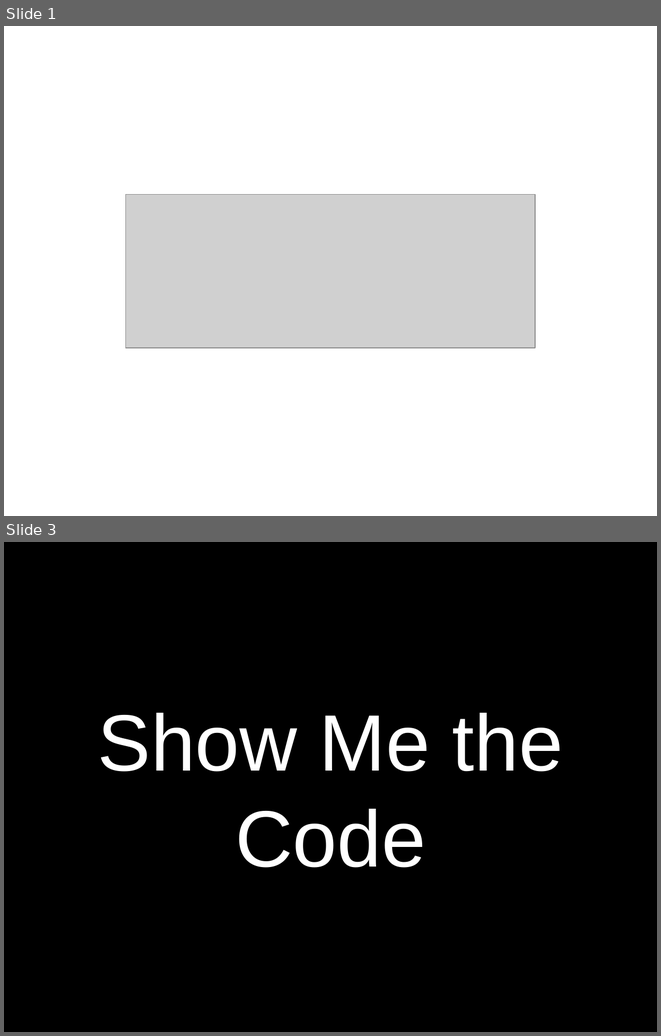
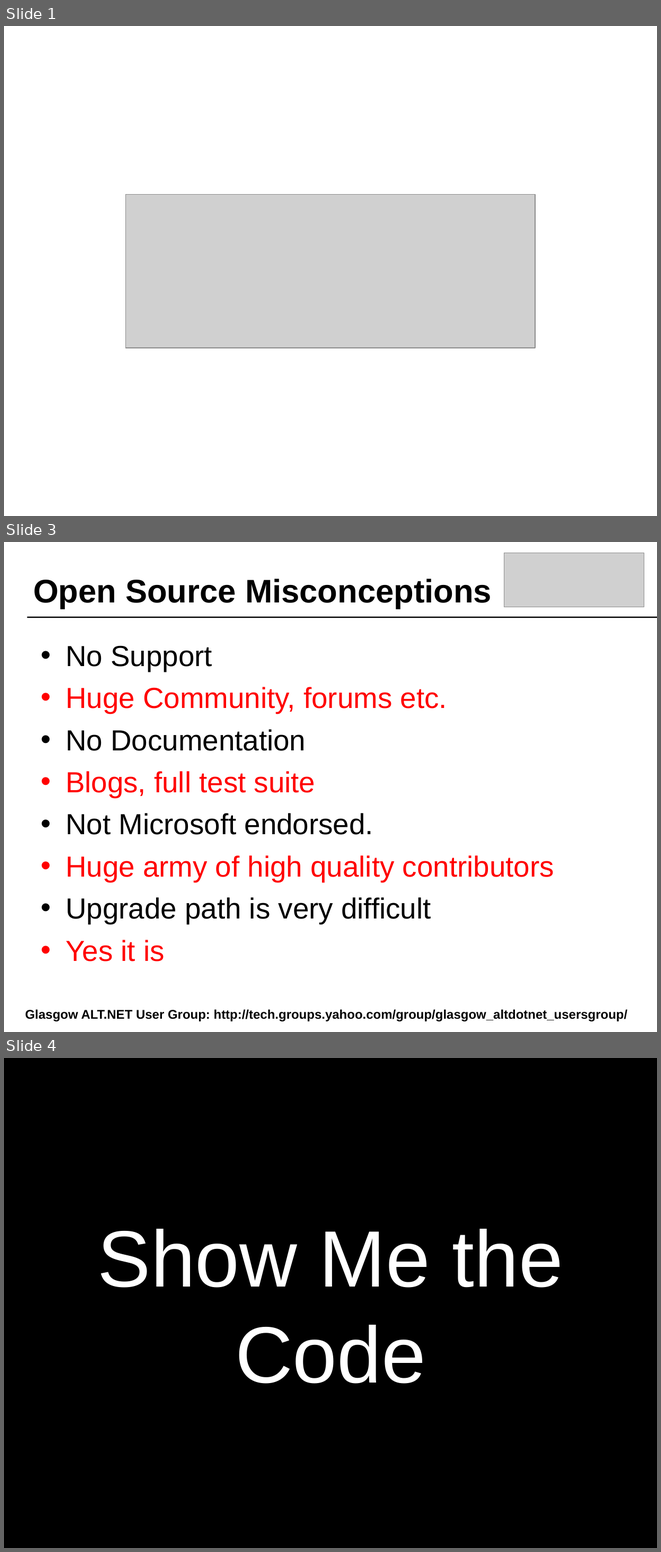
Before and after one commit to craignicol/scotaltdotnet, a slide deck: presentations/nhibernate/nhibernate.ppt. Shown one above the other, each under a label of ours: slides 1 and 3 before the commit, slides 1, 3 and 4 after it; the slides between them are not shown. The pictures are 661x1036 and 661x1552 pixels, drawn with LibreOffice and Linux fonts; fonts in the diff are those of the drawing; grey boxes stand for pictures; background and template pictures are left out. Boxes give left, top, right and bottom in pixels: in the first picture for what was removed or moved away, otherwise in the second. Text is boxed around its words. In the diff, an @@ line names an element or a change of style, - is before the commit and + after.

```diff
--- a/presentations/nhibernate/nhibernate.ppt
+++ b/presentations/nhibernate/nhibernate.ppt
@@ slide 3 added at [4, 542, 657, 1032], background picture (left out) @@
@@ picture added at [504, 553, 644, 607] @@
@@ text added at [33, 579, 492, 609], 36 pt, text #000000, bold @@
+Open Source Misconceptions
@@ line added from (27, 617) to (657, 617), #000000 1.5 pt @@
@@ text added at [65, 645, 554, 961], 32 pt, text #FF0000 @@
+• No Support
+• Huge Community, forums etc.
+• No Documentation
+• Blogs, full test suite
+• Not Microsoft endorsed.
+• Huge army of high quality contributors
+• Upgrade path is very difficult
+• Yes it is
@@ text added at [25, 1009, 628, 1021], 14 pt, text #000000, bold @@
+Glasgow ALT.NET User Group: http://tech.groups.yahoo.com/group/glasgow_altdotnet_usersgroup/
@@ what was slide 3 is now slide 4 @@
```
Also in this commit, not shown: 1 slide changed, 11 other files.
